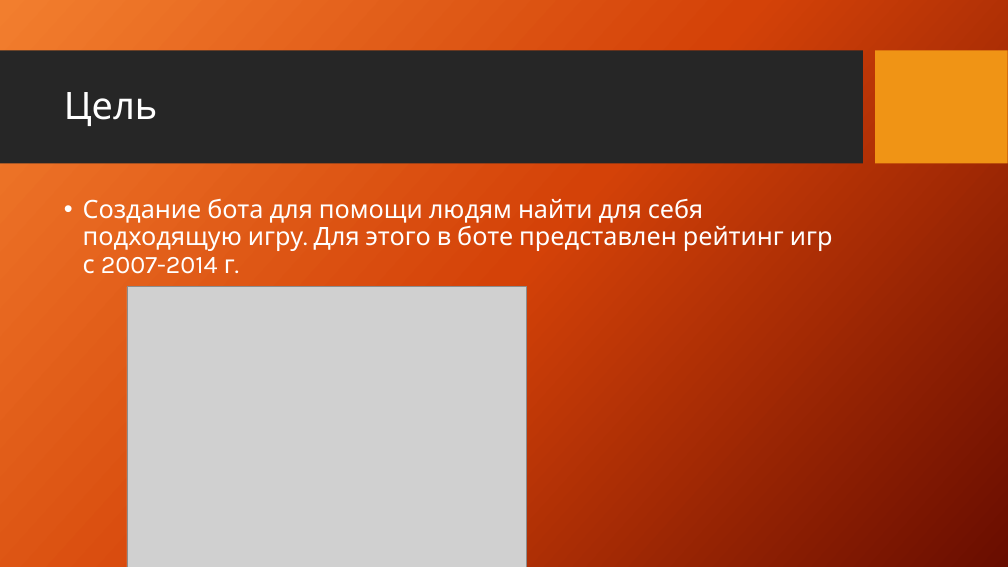
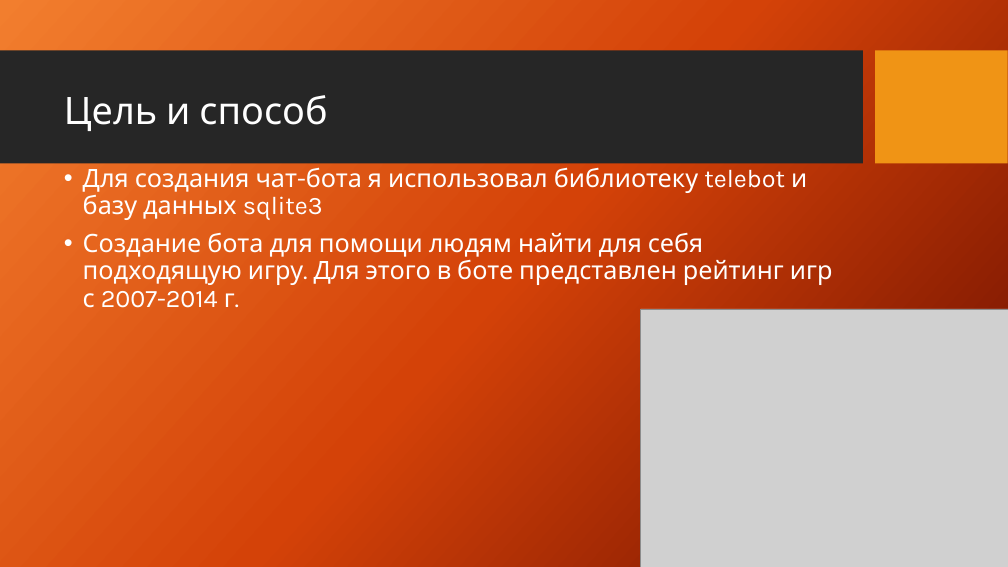
Before and after one commit to Hart1lt/YandexProjectBot, a slide deck: slide 2 of Чат-бот в telegram.pptx. Drawn at 1008x567 pixels with LibreOffice and Linux fonts; fonts in the diff are those of the drawing; grey boxes stand for pictures; background and template pictures are left out. Boxes give left, top, right and bottom in pixels: in the first picture for what was removed or moved away, otherwise in the second. Text is boxed around its words. In the diff, an @@ line names an element or a change of style, - is before the commit and + after.

```diff
--- a/Чат-бот в telegram.pptx
+++ b/Чат-бот в telegram.pptx
@@ title at [64,95,327,131]: text changed @@
-Цель
+Цель и способ
@@ text "Для создания чат-бота я использовал ...": place and size @@
-text "Для создания чат-бота я использовал ..." at [83,199,833,274]
+text "Для создания чат-бота я использовал ..." at [83,167,833,308]
@@ text at [83,167,807,220]: paragraph added @@
+• Для создания чат-бота я использовал библиотеку telebot и базу данных sqlite3
@@ picture removed at [127,287,526,567] @@
@@ picture added at [640,309,1008,567] @@
```
Also in this commit, not shown: 1 other slide changed, 1 slide added, 1 other file.
